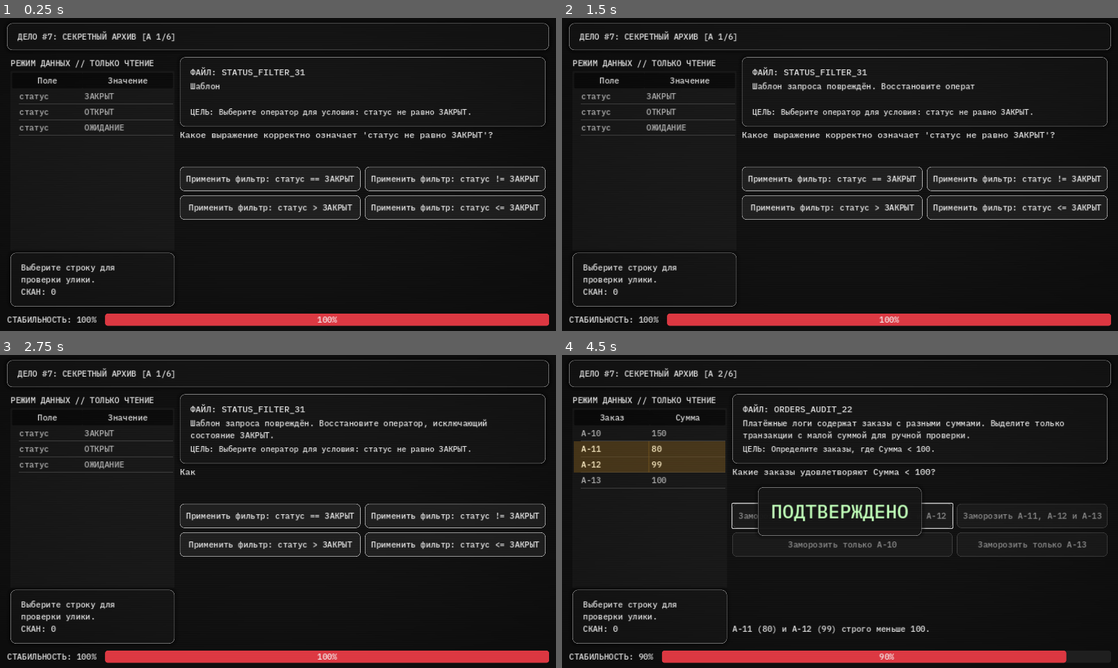
Above: before the commit, frames 1-4 (two rows, left to right).
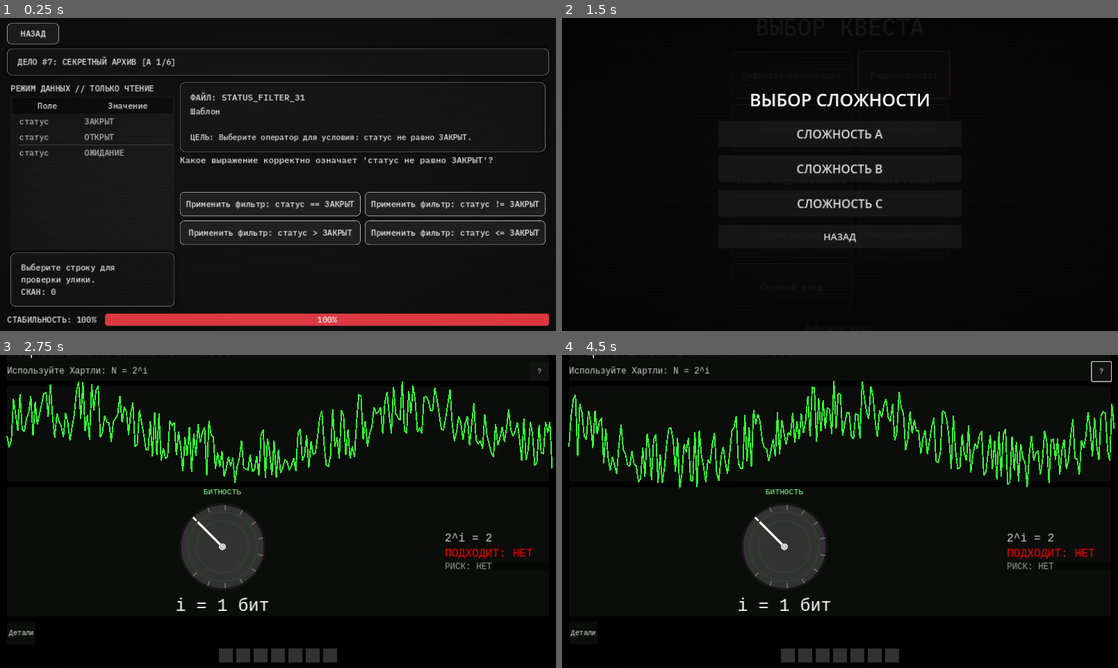
Above: after the commit, the same moments.

Repository: Nurik-dotcom/untmatric
Game: Godot game, scene res://scenes/case_07/da7_data_archive_a.tscn
Two runs of this game, one before a commit and one after it. Both use one fixed random seed, a clock stepped at 60 frames per second and the inputs below. This scene is started directly instead of the project's main scene.
Inputs (mouse positions are in pixels of both pictures, inside the frame that each line leads up to):
- Up to frame 1 (0.25 s): no input
- Up to frame 2 (1.5 s): click (595, 33) at 0.5 s, where only the run after the commit has a clickable "НАЗАД"; click (906, 74) at 1.25 s, where only the run after the commit has a clickable "Радиоперехват"
- Up to frame 3 (2.75 s): click (344, 464) at 2 s, where only the run after the commit has a clickable "Детектор лжи"
- Up to frame 4 (4.5 s): click (834, 514) at 2.75 s, where only the run before the commit has a clickable "Применить фильтр: статус == З…"; click (1101, 370) at 3.5 s, where only the run after the commit has a clickable "?"; click (840, 514) at 4.25 s, where only the run before the commit has a clickable "Заморозить для проверки заказ…"

The runs differ from the first frame. In frame 1, 10% of the frame differs, in the area x 1-99%, y 1-73%; in frame 2, 12%; in frame 3, 16%; in frame 4, 20%, in the area x 1-100%, y 0-99%.

Commit message:
a

Diff:
--- a/scenes/DisarmQuestC.tscn
+++ b/scenes/DisarmQuestC.tscn
@@ -50,6 +50,11 @@
 [node name="HeaderRow" type="HBoxContainer" parent="MainLayout"]
 layout_mode = 2
 
+[node name="BtnBack" type="Button" parent="MainLayout/HeaderRow"]
+custom_minimum_size = Vector2(120, 48)
+layout_mode = 2
+text = "НАЗАД"
+
 [node name="LblClueTitle" type="Label" parent="MainLayout/HeaderRow"]
 layout_mode = 2
 size_flags_horizontal = 3
--- a/scenes/LogicQuestA.tscn
+++ b/scenes/LogicQuestA.tscn
@@ -45,6 +45,10 @@
 anchors_preset = 15
 anchor_right = 1.0
 anchor_bottom = 1.0
+offset_left = 16.0
+offset_top = 12.0
+offset_right = -16.0
+offset_bottom = -12.0
 grow_horizontal = 2
 grow_vertical = 2
 
--- a/scenes/LogicQuestB.tscn
+++ b/scenes/LogicQuestB.tscn
@@ -69,6 +69,10 @@
 anchors_preset = 15
 anchor_right = 1.0
 anchor_bottom = 1.0
+offset_left = 16.0
+offset_top = 12.0
+offset_right = -16.0
+offset_bottom = -12.0
 grow_horizontal = 2
 grow_vertical = 2
 
--- a/scenes/LogicQuestC.tscn
+++ b/scenes/LogicQuestC.tscn
@@ -75,6 +75,10 @@
 anchors_preset = 15
 anchor_right = 1.0
 anchor_bottom = 1.0
+offset_left = 16.0
+offset_top = 12.0
+offset_right = -16.0
+offset_bottom = -12.0
 grow_horizontal = 2
 grow_vertical = 2
 theme_override_constants/separation = 12
--- a/scenes/RestoreQuestB.tscn
+++ b/scenes/RestoreQuestB.tscn
@@ -37,6 +37,11 @@
 [node name="Header" type="HBoxContainer" parent="MainLayout"]
 layout_mode = 2
 alignment = 1
+
+[node name="BtnBack" type="Button" parent="MainLayout/Header"]
+custom_minimum_size = Vector2(120, 48)
+layout_mode = 2
+text = "НАЗАД"
 
 [node name="LblClueTitle" type="Label" parent="MainLayout/Header"]
 layout_mode = 2
--- a/scenes/SuspectQuestA.tscn
+++ b/scenes/SuspectQuestA.tscn
@@ -57,6 +57,11 @@
 layout_mode = 2
 alignment = 1
 
+[node name="BtnQuestBack" type="Button" parent="MainLayout/Header"]
+custom_minimum_size = Vector2(120, 48)
+layout_mode = 2
+text = "НАЗАД"
+
 [node name="LblClueTitle" type="Label" parent="MainLayout/Header"]
 layout_mode = 2
 text = "УЛИКА #A-01"
--- a/scenes/case_07/da7_data_archive_a.tscn
+++ b/scenes/case_07/da7_data_archive_a.tscn
@@ -42,6 +42,14 @@
 grow_vertical = 2
 theme_override_constants/separation = 10
 
+[node name="BackRow" type="HBoxContainer" parent="RootLayout"]
+layout_mode = 2
+
+[node name="BtnBack" type="Button" parent="RootLayout/BackRow"]
+custom_minimum_size = Vector2(120, 48)
+layout_mode = 2
+text = "НАЗАД"
+
 [node name="Header" type="PanelContainer" parent="RootLayout"]
 layout_mode = 2
 size_flags_vertical = 0
--- a/scenes/case_07/da7_data_archive_b.tscn
+++ b/scenes/case_07/da7_data_archive_b.tscn
@@ -41,6 +41,14 @@
 grow_vertical = 2
 theme_override_constants/separation = 10
 
+[node name="BackRow" type="HBoxContainer" parent="RootLayout"]
+layout_mode = 2
+
+[node name="BtnBack" type="Button" parent="RootLayout/BackRow"]
+custom_minimum_size = Vector2(120, 48)
+layout_mode = 2
+text = "НАЗАД"
+
 [node name="Header" type="PanelContainer" parent="RootLayout"]
 layout_mode = 2
 size_flags_vertical = 0
--- a/scenes/case_07/da7_data_archive_c.tscn
+++ b/scenes/case_07/da7_data_archive_c.tscn
@@ -53,6 +53,14 @@
 size_flags_horizontal = 3
 size_flags_vertical = 3
 theme_override_constants/separation = 10
+
+[node name="BackRow" type="HBoxContainer" parent="SafeArea/Margin/Root"]
+layout_mode = 2
+
+[node name="BtnBack" type="Button" parent="SafeArea/Margin/Root/BackRow"]
+custom_minimum_size = Vector2(120, 48)
+layout_mode = 2
+text = "НАЗАД"
 
 [node name="Header" type="PanelContainer" parent="SafeArea/Margin/Root"]
 layout_mode = 2
--- a/scenes/radio_intercept/RadioQuestA.tscn
+++ b/scenes/radio_intercept/RadioQuestA.tscn
@@ -11,13 +11,22 @@
 grow_vertical = 2
 script = ExtResource("1_script")
 
-[node name="RootPanel" type="Panel" parent="."]
+[node name="SafeArea" type="MarginContainer" parent="."]
 layout_mode = 1
 anchors_preset = 15
 anchor_right = 1.0
 anchor_bottom = 1.0
 grow_horizontal = 2
 grow_vertical = 2
+theme_override_constants/margin_left = 16
+theme_override_constants/margin_top = 12
+theme_override_constants/margin_right = 16
+theme_override_constants/margin_bottom = 12
+
+[node name="RootPanel" type="Panel" parent="SafeArea"]
+layout_mode = 2
+size_flags_horizontal = 3
+size_flags_vertical = 3
 
 [node name="VBox" type="VBoxContainer" parent="RootPanel"]
 layout_mode = 1
@@ -102,7 +111,7 @@
 theme_override_colors/font_color = Color(1, 0.8, 0.2, 1)
 horizontal_alignment = 1
 
-[connection signal="pressed" from="RootPanel/VBox/HeaderBar/BackBtn" to="." method="_on_back_pressed"]
-[connection signal="value_changed" from="RootPanel/VBox/TunerRow/BitsSlider" to="." method="_on_slider_value_changed"]
-[connection signal="pressed" from="RootPanel/VBox/ButtonsRow/HintButton" to="." method="_on_hint_pressed"]
-[connection signal="pressed" from="RootPanel/VBox/ButtonsRow/ConfirmButton" to="." method="_on_confirm_pressed"]
+[connection signal="pressed" from="SafeArea/RootPanel/VBox/HeaderBar/BackBtn" to="." method="_on_back_pressed"]
+[connection signal="value_changed" from="SafeArea/RootPanel/VBox/TunerRow/BitsSlider" to="." method="_on_slider_value_changed"]
+[connection signal="pressed" from="SafeArea/RootPanel/VBox/ButtonsRow/HintButton" to="." method="_on_hint_pressed"]
+[connection signal="pressed" from="SafeArea/RootPanel/VBox/ButtonsRow/ConfirmButton" to="." method="_on_confirm_pressed"]
--- a/scripts/DisarmQuestC.gd
+++ b/scripts/DisarmQuestC.gd
@@ -15,6 +15,7 @@
 
 @onready var lbl_clue_title: Label = $MainLayout/HeaderRow/LblClueTitle
 @onready var lbl_session: Label = $MainLayout/HeaderRow/LblSession
+@onready var btn_back: Button = $MainLayout/HeaderRow/BtnBack
 @onready var expected_panel: PanelContainer = $MainLayout/StatusMonitor/MonitorsRow/ExpectedPanel
 @onready var actual_panel: PanelContainer = $MainLayout/StatusMonitor/MonitorsRow/ActualPanel
 @onready var lbl_expected_value: Label = $MainLayout/StatusMonitor/MonitorsRow/ExpectedPanel/ExpectedVBox/LblExpectedValue
@@ -93,6 +94,7 @@
 func _connect_signals() -> void:
 	code_view.caret_changed.connect(_on_code_caret_changed)
 	code_view.gui_input.connect(_on_code_gui_input)
+	btn_back.pressed.connect(_on_back_pressed)
 	btn_analyze.pressed.connect(_on_analyze_pressed)
 	btn_verify.pressed.connect(_on_verify_pressed)
 	btn_next.pressed.connect(_on_next_pressed)
@@ -617,6 +619,9 @@
 	_log_event("task_end", {"status": "next_pressed"})
 	_start_level(current_level_idx + 1)
 
+func _on_back_pressed() -> void:
+	get_tree().change_scene_to_file("res://scenes/QuestSelect.tscn")
+
 func _register_result(is_correct: bool) -> void:
 	if level_result_sent:
 		return
--- a/scripts/RestoreQuestB.gd
+++ b/scripts/RestoreQuestB.gd
@@ -21,6 +21,7 @@
 
 @onready var lbl_clue_title: Label = $MainLayout/Header/LblClueTitle
 @onready var lbl_session: Label = $MainLayout/Header/LblSessionId
+@onready var btn_back: Button = $MainLayout/Header/BtnBack
 @onready var decrypt_bar: ProgressBar = $MainLayout/BarsRow/DecryptBar
 @onready var energy_bar: ProgressBar = $MainLayout/BarsRow/EnergyBar
 @onready var lbl_target: Label = $MainLayout/TargetDisplay/LblTarget
@@ -119,10 +120,14 @@
 
 func _connect_signals() -> void:
 	drop_zone.block_dropped.connect(_on_block_dropped)
+	btn_back.pressed.connect(_on_back_pressed)
 	btn_analyze.pressed.connect(_on_analyze_pressed)
 	btn_submit.pressed.connect(_on_submit_pressed)
 	btn_next.pressed.connect(_on_next_pressed)
 	diag_panel.visibility_changed.connect(_on_diag_visibility_changed)
+
+func _on_back_pressed() -> void:
+	get_tree().change_scene_to_file("res://scenes/QuestSelect.tscn")
 
 func build_variant_key(task: Dictionary) -> String:
 	var code: String = "\n".join(task.get("code_template", []))
--- a/scripts/SuspectQuestA.gd
+++ b/scripts/SuspectQuestA.gd
@@ -44,6 +44,7 @@
 @onready var btn_analyze: Button = $MainLayout/Actions/BtnAnalyze
 @onready var btn_next: Button = $MainLayout/Actions/BtnNext
 @onready var btn_close_diag: Button = $DiagnosticsPanel/VBoxContainer/BtnCloseDiag
+@onready var btn_quest_back: Button = $MainLayout/Header/BtnQuestBack
 @onready var lbl_clue_title: Label = $MainLayout/Header/LblClueTitle
 @onready var lbl_session: Label = $MainLayout/Header/LblSessionId
 @onready var palette_select: OptionButton = $MainLayout/SettingsRow/PaletteSelect
@@ -127,6 +128,7 @@
 	btn_analyze.pressed.connect(_on_analyze_pressed)
 	btn_next.pressed.connect(_on_next_pressed)
 	btn_close_diag.pressed.connect(_on_close_diag_pressed)
+	btn_quest_back.pressed.connect(_on_back_pressed)
 
 func _on_palette_selected(index: int) -> void:
 	var item_id: int = palette_select.get_item_id(index)
@@ -466,6 +468,9 @@
 	_log_event("next_pressed", {"from_task": str(current_task.get("id", "A-00"))})
 	_load_level(current_level_idx + 1)
 
+func _on_back_pressed() -> void:
+	get_tree().change_scene_to_file("res://scenes/QuestSelect.tscn")
+
 func _finalize_task_result(is_correct: bool, reason: String) -> void:
 	if task_result_sent:
 		return
--- a/scripts/case_07/da7_data_archive_a.gd
+++ b/scripts/case_07/da7_data_archive_a.gd
@@ -32,6 +32,7 @@
 var _typewriter_cursor: int = 0
 
 @onready var title_label: RichTextLabel = $RootLayout/Header/Margin/Title
+@onready var btn_back: Button = $RootLayout/BackRow/BtnBack
 @onready var desktop_layout: HSplitContainer = $RootLayout/Body/DesktopLayout
 @onready var mobile_layout: VBoxContainer = $RootLayout/Body/MobileLayout
 @onready var table_section: VBoxContainer = $RootLayout/Body/DesktopLayout/TableSection
@@ -57,6 +58,8 @@
 	randomize()
 	if not GlobalMetrics.stability_changed.is_connected(_on_stability_changed):
 		GlobalMetrics.stability_changed.connect(_on_stability_changed)
+	if not btn_back.pressed.is_connected(_on_back_pressed):
+		btn_back.pressed.connect(_on_back_pressed)
 	get_tree().root.size_changed.connect(_on_viewport_size_changed)
 	if not data_tree.gui_input.is_connected(_on_scroll_input):
 		data_tree.gui_input.connect(_on_scroll_input)
@@ -512,6 +515,9 @@
 	prompt_label.text = text
 	trial_locked = true
 
+func _on_back_pressed() -> void:
+	get_tree().change_scene_to_file("res://scenes/QuestSelect.tscn")
+
 func _on_stability_changed(_new_val: float, _delta: float) -> void:
 	_update_stability_ui()
 
--- a/scripts/case_07/da7_data_archive_b.gd
+++ b/scripts/case_07/da7_data_archive_b.gd
@@ -70,6 +70,7 @@
 @onready var stability_bar: ProgressBar = get_node_or_null("RootLayout/Footer/StabilityBar")
 @onready var stability_label: Label = get_node_or_null("RootLayout/Footer/StabilityLabel")
 @onready var title_label: RichTextLabel = $RootLayout/Header/Margin/Title
+@onready var btn_back: Button = $RootLayout/BackRow/BtnBack
 @onready var sfx_error: AudioStreamPlayer = $Runtime/Audio/SfxError
 @onready var sfx_relay: AudioStreamPlayer = $Runtime/Audio/SfxRelay
 
@@ -81,6 +82,7 @@
 	btn_submit.pressed.connect(_register_interaction)
 	btn_clear.pressed.connect(_on_clear_pressed)
 	btn_clear.pressed.connect(_register_interaction)
+	btn_back.pressed.connect(_on_back_pressed)
 
 	_init_session()
 
@@ -626,6 +628,9 @@
 	btn_exit.pressed.connect(func(): get_tree().change_scene_to_file("res://scenes/QuestSelect.tscn"))
 	$RootLayout/Footer.add_child(btn_exit)
 
+func _on_back_pressed() -> void:
+	get_tree().change_scene_to_file("res://scenes/QuestSelect.tscn")
+
 func _build_mobile_containers() -> void:
 	filter_mobile_layout = VBoxContainer.new()
 	filter_mobile_layout.name = "FilterMobileLayout"
--- a/scripts/case_07/da7_data_archive_c.gd
+++ b/scripts/case_07/da7_data_archive_c.gd
@@ -38,6 +38,7 @@
 var unique_blocks_used: Dictionary = {}
 
 @onready var title_label: Label = $SafeArea/Margin/Root/Header/HeaderVBox/Title
+@onready var btn_back: Button = $SafeArea/Margin/Root/BackRow/BtnBack
 @onready var stability_label: Label = $SafeArea/Margin/Root/Header/HeaderVBox/TimerRow/StabilityLabel
 @onready var timer_bar: ProgressBar = $SafeArea/Margin/Root/Header/HeaderVBox/TimerRow/TimerBar
 @onready var timer_label: Label = $SafeArea/Margin/Root/Header/HeaderVBox/TimerRow/TimerLabel
@@ -58,6 +59,7 @@
 	if not GlobalMetrics.stability_changed.is_connected(_on_stability_changed):
 		GlobalMetrics.stability_changed.connect(_on_stability_changed)
 	get_tree().root.size_changed.connect(_on_viewport_size_changed)
+	btn_back.pressed.connect(_on_back_pressed)
 	btn_undo.pressed.connect(_on_undo_pressed)
 	btn_clear.pressed.connect(_on_clear_pressed)
 	btn_submit.pressed.connect(_on_submit_pressed)
@@ -596,6 +598,9 @@
 		return
 	_load_next_case()
 
+func _on_back_pressed() -> void:
+	get_tree().change_scene_to_file("res://scenes/QuestSelect.tscn")
+
 func _finish_session() -> void:
 	is_trial_active = false
 	trial_locked = true
--- a/scripts/radio_intercept/RadioQuestA.gd
+++ b/scripts/radio_intercept/RadioQuestA.gd
@@ -3,15 +3,21 @@
 const N_VALUES = [32, 64, 100, 128, 200, 256]
 const POINT_COUNT = 96
 const MAX_NOISE = 24.0
+const PHONE_LANDSCAPE_MAX_HEIGHT := 520.0
 
-@onready var task_label = $RootPanel/VBox/TaskLabel
-@onready var oscillo_area = $RootPanel/VBox/OscilloBox/OscilloArea
-@onready var osc_line = $RootPanel/VBox/OscilloBox/OscilloArea/OscilloNode/OscLine
-@onready var bits_label = $RootPanel/VBox/TunerRow/BitsLabel
-@onready var bits_slider = $RootPanel/VBox/TunerRow/BitsSlider
-@onready var hint_button = $RootPanel/VBox/ButtonsRow/HintButton
-@onready var confirm_button = $RootPanel/VBox/ButtonsRow/ConfirmButton
-@onready var hint_label = $RootPanel/VBox/HintLabel
+@onready var safe_area: MarginContainer = $SafeArea
+@onready var root_vbox: VBoxContainer = $SafeArea/RootPanel/VBox
+@onready var oscillo_box: PanelContainer = $SafeArea/RootPanel/VBox/OscilloBox
+@onready var tuner_row: HBoxContainer = $SafeArea/RootPanel/VBox/TunerRow
+@onready var buttons_row: HBoxContainer = $SafeArea/RootPanel/VBox/ButtonsRow
+@onready var task_label: Label = $SafeArea/RootPanel/VBox/HeaderBar/TaskLabel
+@onready var oscillo_area: Control = $SafeArea/RootPanel/VBox/OscilloBox/OscilloArea
+@onready var osc_line: Line2D = $SafeArea/RootPanel/VBox/OscilloBox/OscilloArea/OscilloNode/OscLine
+@onready var bits_label: Label = $SafeArea/RootPanel/VBox/TunerRow/BitsLabel
+@onready var bits_slider: HSlider = $SafeArea/RootPanel/VBox/TunerRow/BitsSlider
+@onready var hint_button: Button = $SafeArea/RootPanel/VBox/ButtonsRow/HintButton
+@onready var confirm_button: Button = $SafeArea/RootPanel/VBox/ButtonsRow/ConfirmButton
+@onready var hint_label: Label = $SafeArea/RootPanel/VBox/HintLabel
 
 var current_n: int = 0
 var i_min: int = 0
@@ -23,8 +29,11 @@
 var _animate: bool = true
 
 func _ready():
+	if not get_tree().root.size_changed.is_connected(_on_viewport_size_changed):
+		get_tree().root.size_changed.connect(_on_viewport_size_changed)
+	_on_viewport_size_changed()
 	_start_new_task()
-	_draw_signal()
+	call_deferred("_draw_signal")
 
 func _process(delta: float) -> void:
 	if _animate:
@@ -86,6 +95,56 @@
 	_start_new_task()
 	_draw_signal()
 
+func _on_slider_value_changed(value: float) -> void:
+	_on_bits_slider_value_changed(value)
+
+func _on_hint_pressed() -> void:
+	_on_hint_button_pressed()
+
+func _on_confirm_pressed() -> void:
+	_on_confirm_button_pressed()
+
+func _on_back_pressed() -> void:
+	get_tree().change_scene_to_file("res://scenes/LearnSelect.tscn")
+
+func _on_viewport_size_changed() -> void:
+	var size: Vector2 = get_viewport_rect().size
+	var is_phone_landscape: bool = _is_phone_landscape(size)
+	if is_phone_landscape:
+		safe_area.add_theme_constant_override("margin_left", 10)
+		safe_area.add_theme_constant_override("margin_right", 10)
+		safe_area.add_theme_constant_override("margin_top", 8)
+		safe_area.add_theme_constant_override("margin_bottom", 8)
+		root_vbox.add_theme_constant_override("separation", 12)
+		task_label.add_theme_font_size_override("font_size", 20)
+		bits_label.add_theme_font_size_override("font_size", 24)
+		oscillo_box.custom_minimum_size.y = clampf(size.y * 0.35, 150.0, 220.0)
+		tuner_row.custom_minimum_size.y = 62.0
+		bits_slider.custom_minimum_size.x = clampf(size.x * 0.30, 220.0, 340.0)
+		buttons_row.add_theme_constant_override("separation", 16)
+		hint_button.custom_minimum_size = Vector2(150, 52)
+		confirm_button.custom_minimum_size = Vector2(170, 52)
+		hint_label.custom_minimum_size.y = 40.0
+	else:
+		safe_area.add_theme_constant_override("margin_left", 16)
+		safe_area.add_theme_constant_override("margin_right", 16)
+		safe_area.add_theme_constant_override("margin_top", 12)
+		safe_area.add_theme_constant_override("margin_bottom", 12)
+		root_vbox.add_theme_constant_override("separation", 20)
+		task_label.add_theme_font_size_override("font_size", 24)
+		bits_label.add_theme_font_size_override("font_size", 32)
+		oscillo_box.custom_minimum_size.y = 280.0
+		tuner_row.custom_minimum_size.y = 80.0
+		bits_slider.custom_minimum_size.x = 400.0
+		buttons_row.add_theme_constant_override("separation", 40)
+		hint_button.custom_minimum_size = Vector2(200, 60)
+		confirm_button.custom_minimum_size = Vector2(200, 60)
+		hint_label.custom_minimum_size.y = 50.0
+	call_deferred("_draw_signal")
+
+func _is_phone_landscape(size: Vector2) -> bool:
+	return size.x > size.y and size.y <= PHONE_LANDSCAPE_MAX_HEIGHT
+
 func _draw_signal():
 	if not is_instance_valid(oscillo_area):
 		return
